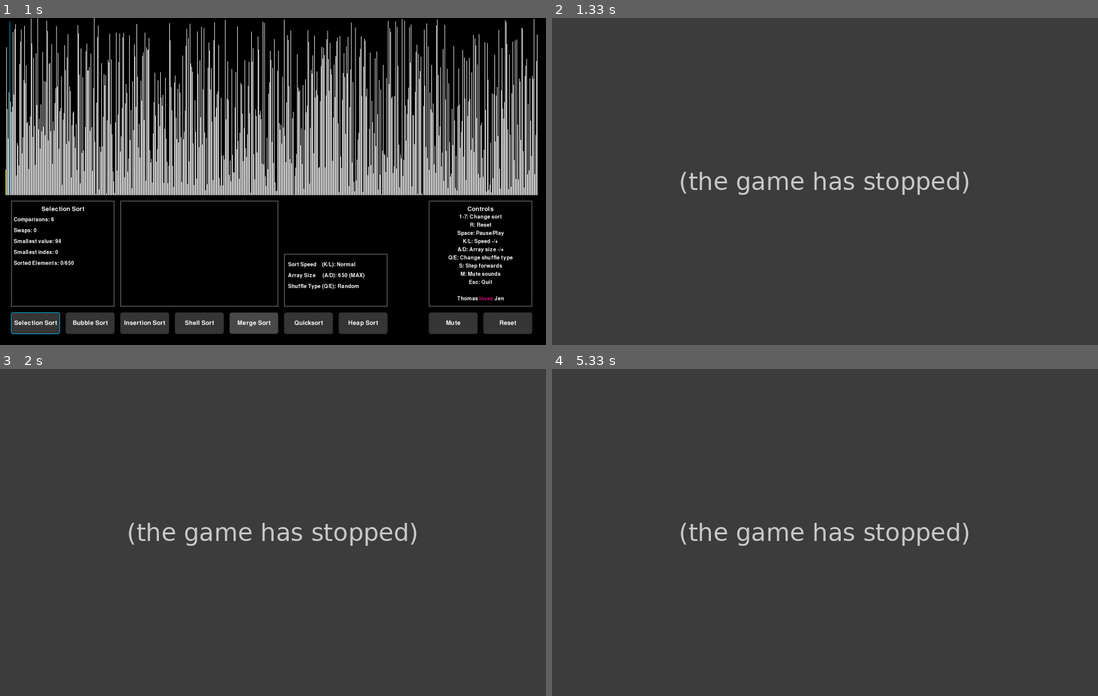
Above: before the commit, frames 1-4 (two rows, left to right).
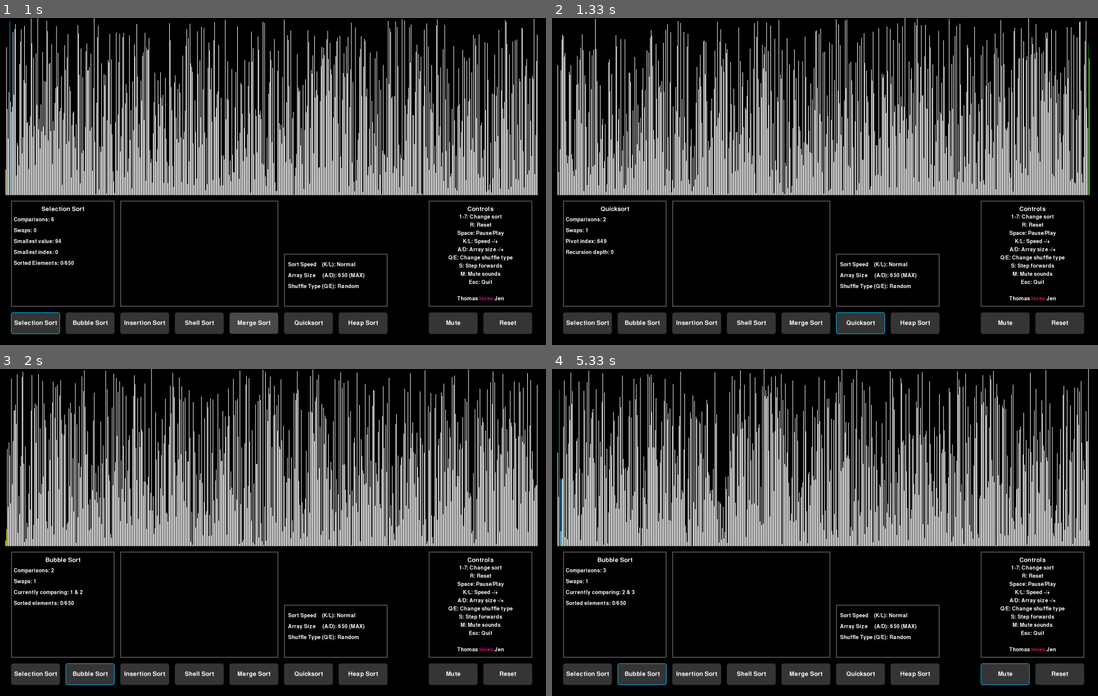
Above: after the commit, the same moments.

Repository: ThomasBrooks89/Sorting-Visualiser
Game: pygame game, started from main.py
The game is run twice, just before and just after one commit, with the same random seed, the same clock (stepped at 60 frames per second) and the same inputs.
Inputs (mouse positions are in pixels of both pictures, inside the frame that each line leads up to):
- Up to frame 1 (1 s): click "Merge Sort" at 0.38 s; tap 1 at 0.67 s
- Up to frame 2 (1.33 s): press the mouse at (857, 322) at 1.03 s; move the mouse to (846, 269) at 1.13 s; release the mouse at (830, 217) at 1.27 s
- Up to frame 3 (2 s): press the mouse at (87, 673) at 1.37 s; move the mouse to (125, 578) at 1.47 s; release the mouse at (158, 480) at 1.6 s; press the mouse at (87, 673) at 1.7 s; move the mouse to (76, 568) at 1.8 s; release the mouse at (65, 460) at 1.93 s
- Up to frame 4 (5.33 s): click "Insertion Sort" at 2.05 s; press the mouse at (748, 673) at 2.37 s; move the mouse to (688, 597) at 2.47 s; release the mouse at (622, 522) at 2.6 s; press the mouse at (748, 673) at 2.7 s; move the mouse to (890, 637) at 2.8 s; release the mouse at (1027, 597) at 2.93 s; press the mouse at (584, 673) at 3.03 s; move the mouse to (639, 663) at 3.13 s; release the mouse at (693, 656) at 3.27 s; press the mouse at (857, 673) at 3.37 s; move the mouse to (754, 568) at 3.47 s; release the mouse at (650, 460) at 3.6 s; press the mouse at (693, 673) at 3.7 s; move the mouse to (759, 610) at 3.8 s; release the mouse at (819, 552) at 3.93 s; press the mouse at (748, 673) at 4.03 s; move the mouse to (835, 656) at 4.13 s; release the mouse at (923, 640) at 4.27 s; press the mouse at (1005, 673) at 4.37 s; move the mouse to (956, 571) at 4.47 s; release the mouse at (906, 470) at 4.6 s; press the mouse at (639, 673) at 4.7 s; move the mouse to (764, 617) at 4.8 s; release the mouse at (890, 561) at 4.93 s; press the mouse at (639, 673) at 5.03 s; move the mouse to (715, 571) at 5.13 s; release the mouse at (786, 470) at 5.27 s

Frame 1 is identical in both runs. In frame 2, 91% of the frame differs, in the area x 0-100%, y 0-100%; in frame 3, 91%; in frame 4, 91%.
Error before the commit: TypeError: 'str' object is not callable (main.py line 65); the game stopped at 1.03 s (later frames are placeholders)

Commit message:
added quicksort

Diff:
--- a/main.py
+++ b/main.py
@@ -85,7 +85,7 @@
          "Insertion Sort": sorting_logic.insertion_sort,
          "Shell Sort": sorting_logic.shell_sort,
          "Merge Sort": sorting_logic.merge_sort,
-         "Quicksort": "sorting_logic.quicksort",  # TODO
+         "Quicksort": sorting_logic.quicksort,
          "Heap Sort": "sorting_logic.heap_sort"}  # TODO
 
 shuffle_next = {"Random":"Reversed", "Reversed":"Almost Sorted", "Almost Sorted":"Random"}
--- a/pygame_gui.py
+++ b/pygame_gui.py
@@ -49,7 +49,6 @@
         return False
 
 
-
 def draw_plus(surface, colour, size, x, y, width):
     offset = size // 2
     pygame.draw.line(surface, colour, (x - offset, y), (x + offset, y), width)
--- a/sorting_logic.py
+++ b/sorting_logic.py
@@ -39,7 +39,7 @@
     for i in range(len(array)):
         highlights = [(x, "green2") for x in range(i)]
         highlights.append((i, "yellow"))
-        yield NextStep(array[:], highlights, [], [f"Confirmed Correct: {i}"])
+        yield NextStep(array[:], highlights, [], [f"Confirmed correct: {i}"])
     highlights[-1] = ((len(array) - 1, "green2"))
     yield NextStep(array[:], highlights, ["finished"], ["Confirmed correct: Full array!"])
 
@@ -252,13 +252,80 @@
         yield NextStep(array[:], highlights, ["pass_done"], [f"Comparisons: {comparisons}", f"Swaps: {swaps}", f"Subarray size: {subarray_size}", f"Subarrays starting at index: {subarray_start_pos}"])
     yield from send_finished_array(array)
 
-
-
-
-
+qs_swaps, qs_comparisons = 0, 0
+def quicksort(array, left=None, right=None, highlights=None, depth=0):
+    global qs_swaps, qs_comparisons
+
+    # if this is the first call
+    if left is None:
+        left = 0
+        right = len(array) - 1
+        highlights = []  # fix the issue of everything staying green when resetting the visualiser
+
+    # the chunk to be pivoted is too small
+    if right - left < 1:
+        highlights.append((right, "green2"))
+        yield NextStep(array[:], highlights, ["pass_done"], [f"Comparisons: {qs_comparisons}", f"Swaps: {qs_swaps}", f"Pivot index: {right}", f"Recursion depth: {depth}"])
+        return
+
+    # pivot
+    pivot_value = array[right]  # pivot around the last element in the chunk
+    highlights.append((right, "yellow"))
+    yield NextStep(array[:], highlights, [], [f"Comparisons: {qs_comparisons}", f"Swaps: {qs_swaps}", f"Pivot index: {right}", f"Recursion depth: {depth}"])
+
+    # find i and j
+    i, j = left, right - 1
+    while True:
+        highlights.append((i, "deepskyblue2"))
+        yield NextStep(array[:], highlights, [], [f"Comparisons: {qs_comparisons}", f"Swaps: {qs_swaps}", f"Pivot index: {right}", f"Recursion depth: {depth}"])
+        while array[i] < pivot_value:  # find the leftmost element larger than the pivot
+            highlights.pop()
+            qs_comparisons += 1
+            i += 1
+            highlights.append((i, "deepskyblue2"))
+            yield NextStep(array[:], highlights, [], [f"Comparisons: {qs_comparisons}", f"Swaps: {qs_swaps}", f"Pivot index: {right}", f"Recursion depth: {depth}"])
+
+        highlights.append((j, "deepskyblue2"))
+        yield NextStep(array[:], highlights, [], [f"Comparisons: {qs_comparisons}", f"Swaps: {qs_swaps}", f"Pivot index: {right}", f"Recursion depth: {depth}"])
+        while array[j] > pivot_value:  # rightmost element smaller than pivot
+            highlights.pop()
+            qs_comparisons += 1
+            j -= 1
+            highlights.append((j, "deepskyblue2"))
+            yield NextStep(array[:], highlights, [], [f"Comparisons: {qs_comparisons}", f"Swaps: {qs_swaps}", f"Pivot index: {right}", f"Recursion depth: {depth}"])
+
+        # remove the blue colour from i and j
+        highlights.pop()
+        highlights.pop()
+        if i >= j:
+            break
+
+        # swap i and j
+        highlights.append((i, "green4"))
+        highlights.append((j, "green4"))
+        yield NextStep(array[:], highlights, [], [f"Comparisons: {qs_comparisons}", f"Swaps: {qs_swaps}", f"Pivot index: {right}", f"Recursion depth: {depth}"])
+        array[i], array[j] = array[j], array[i]
+        qs_swaps += 1
+        yield NextStep(array[:], highlights, ["swap"], [f"Comparisons: {qs_comparisons}", f"Swaps: {qs_swaps}", f"Pivot index: {right}", f"Recursion depth: {depth}"])
+        highlights.pop()
+        highlights.pop()
+
+    # place the pivot where it goes
+    qs_swaps += 1
+    array[right], array[i] = array[i], array[right]
+    highlights.append((i, "green2"))
+    highlights.append((right, "white"))
+    yield NextStep(array[:], highlights, ["pass_done"], [f"Comparisons: {qs_comparisons}", f"Swaps: {qs_swaps}", f"Pivot index: {right}", f"Recursion depth: {depth}"])
+
+    # recurse on the left and right subchunks of the pivot
+    yield from quicksort(array, left, i-1, highlights, depth+1)
+    yield from quicksort(array, i+1, right, highlights, depth+1)
+
+    if depth == 0:
+        yield from send_finished_array(array)
 
 
 if __name__ == "__main__":
-    array = generate_array(1, 564, "Random")
+    array = generate_array(1, 50, "Random")
     print(array)
-    print(merge_sort(array))
+    print(quicksort(array))
Not shown, changed: todo.md
